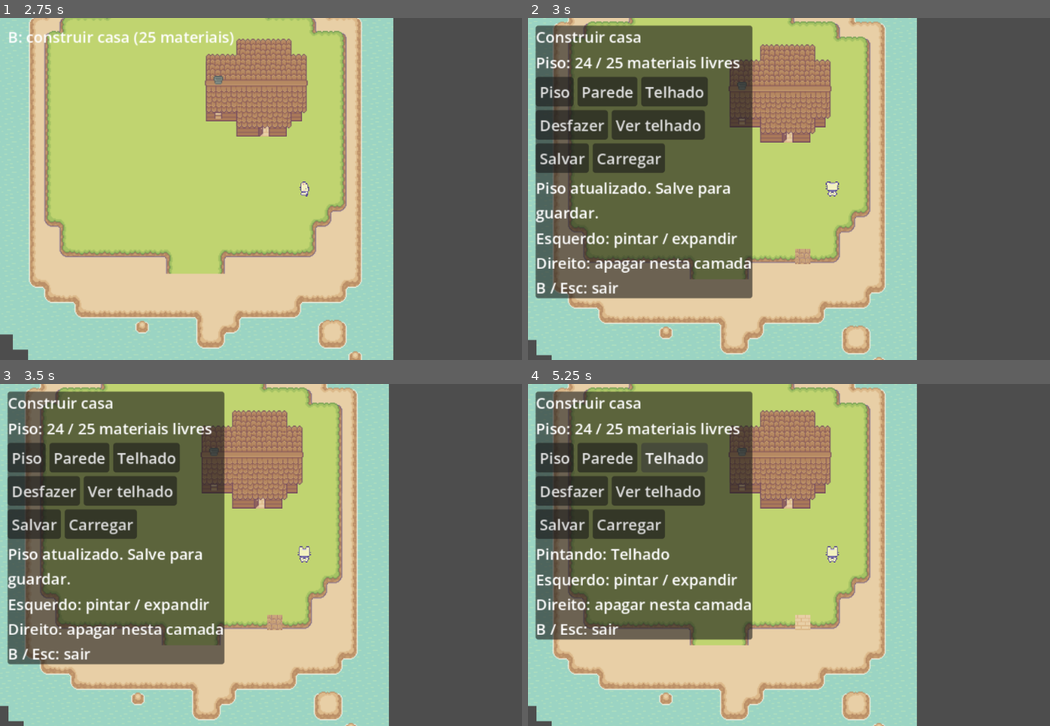
Above: before the commit, frames 1-4 (two rows, left to right).
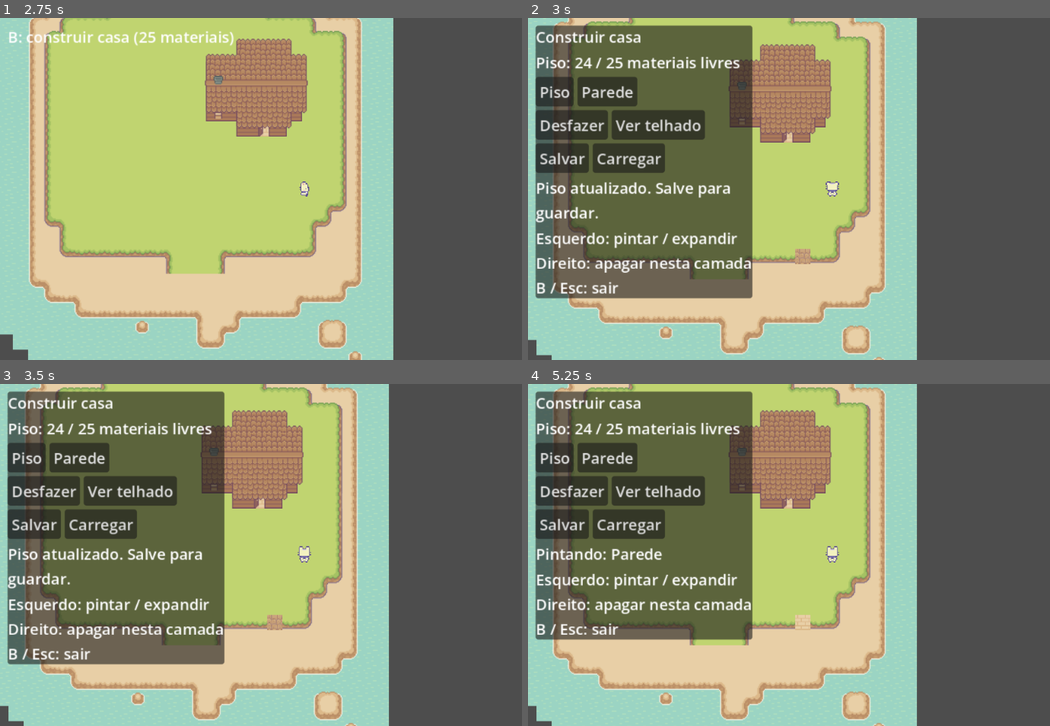
Above: after the commit, the same moments.

Repository: HelioConde/Slime-Harvest
Game: Godot game, scene res://scenes/world/world2.tscn
Same seed, same stepped clock (60 frames per second), same inputs: the game is played once before the commit and once after it. This scene is started directly instead of the project's main scene.
Inputs (mouse positions are in pixels of both pictures, inside the frame that each line leads up to):
- Up to frame 1 (2.75 s): tap Enter at 0.5 s; move the mouse to (438, 171) at 0.52 s; hold D (move_right) 0.53-1.28 s; tap E (interact) at 0.6 s; click (438, 171) at 0.67 s; move the mouse to (182, 206) at 1.27 s; hold S (move_down) 1.28-2.03 s; tap Shift (run) at 1.35 s; move the mouse to (365, 113) at 2.02 s; hold D (move_right) from 2.03 s (still down); tap F (use_tool) at 2.1 s
- Up to frame 2 (3 s): move the mouse to (799, 257) at 2.77 s; release D (move_right) at 2.78 s; hold W (move_up) from 2.78 s (still down); tap B at 2.85 s; click (799, 257) at 2.92 s
- Up to frame 3 (3.5 s): keep holding W (move_up)
- Up to frame 4 (5.25 s): release W (move_up) at 3.5 s; click "Piso" at 3.5 s; click "Parede" at 4.25 s; click (674, 459) at 5 s, where only the run before the commit has a clickable "Telhado"

Frame 1 is identical in both runs. In frame 2, 1.0% of the frame differs, in the area x 21-35%, y 17-26%; in frame 3, 1.0%; in frame 4, 1.3%, in the area x 15-35%, y 17-52%.

Commit message:
Gera telhado automaticamente a partir do piso e paredes com beiral de 1 pixel

Diff:
--- a/scripts/building/house_builder.gd
+++ b/scripts/building/house_builder.gd
@@ -90,7 +90,7 @@
 	box.add_child(balance)
 	var brushes := HBoxContainer.new()
 	box.add_child(brushes)
-	for name in ["Piso", "Parede", "Telhado"]:
+	for name in ["Piso", "Parede"]:
 		_button(brushes, name, _select_brush.bind(name))
 	var tools := HBoxContainer.new()
 	box.add_child(tools)
@@ -103,7 +103,7 @@
 	status = Label.new()
 	status.custom_minimum_size.x = 210
 	status.autowrap_mode = TextServer.AUTOWRAP_WORD_SMART
-	status.text = "Escolha Piso, Parede ou Telhado."
+	status.text = "Pinte piso e paredes; telhado automático."
 	box.add_child(status)
 	var help := Label.new()
 	help.text = "Esquerdo: pintar / expandir\nDireito: apagar nesta camada\nB / Esc: sair"
@@ -264,11 +264,16 @@
 	for cell in wall_cells.keys():
 		if not _supported(cell, "Parede"):
 			wall_cells.erase(cell)
-	for cell in roof_cells.keys():
-		if not _supported(cell, "Telhado"):
-			roof_cells.erase(cell)
+	# Coverage is derived; it never needs a roof brush or extra materials.
+	roof_cells = footprint.duplicate()
+	for cell in wall_cells:
+		roof_cells[cell] = true
 	roof.clear()
 	roof_underlay.clear()
+	for child in roof.get_children():
+		if child != roof_underlay:
+			roof.remove_child(child)
+			child.queue_free()
 	walls.clear()
 	floor_layer.clear()
 	for body in bodies:
@@ -300,8 +305,39 @@
 				var slope := 2 if cell.y == ridge else 1 if cell.y < ridge else 3
 				roof_underlay.set_cell(cell, roof_tiles.get_source_id(0), Vector2i(1, slope))
 			roof.set_cell(cell, roof_tiles.get_source_id(0), atlas)
+			_add_roof_overhang(cell, atlas)
 	_update_roof_visibility()
 	_refresh_balance()
+
+func _add_roof_overhang(cell: Vector2i, atlas: Vector2i) -> void:
+	# Exactly one screen-world pixel outside the upper/lower wall boundary.
+	# The atlas top edge includes transparent padding; use its first opaque
+	# pixel row to keep the extension visible without stretching the roof.
+	var source_image := terrain_source.texture.get_image()
+	for direction in [Vector2i.UP, Vector2i.DOWN]:
+		if roof_cells.has(cell + direction):
+			continue
+		var row := 0 if direction == Vector2i.UP else 15
+		var step := 1 if direction == Vector2i.UP else -1
+		for candidate in range(16):
+			var test_row := candidate if step == 1 else 15 - candidate
+			var opaque := false
+			for x in range(16):
+				if source_image.get_pixel(atlas.x * 16 + x, atlas.y * 16 + test_row).a > 0.0:
+					opaque = true
+					break
+			if opaque:
+				row = test_row
+				break
+		var texture := AtlasTexture.new()
+		texture.atlas = terrain_source.texture
+		texture.region = Rect2(atlas.x * 16, atlas.y * 16 + row, 16, 1)
+		texture.filter_clip = true
+		var edge := Sprite2D.new()
+		edge.texture = texture
+		edge.texture_filter = CanvasItem.TEXTURE_FILTER_NEAREST
+		edge.position = roof.map_to_local(cell) + Vector2(0, direction.y * 8.5)
+		roof.add_child(edge)
 
 func _add_block(cell: Vector2i) -> void:
 	var body := StaticBody2D.new()
@@ -338,7 +374,7 @@
 func _update_roof_visibility() -> void:
 	var cell := floor_layer.local_to_map(floor_layer.to_local(player.global_position))
 	var inside := footprint.has(cell) and not wall_cells.has(cell)
-	roof.visible = not manually_hide_roof and (brush == "Telhado" if building else not inside)
+	roof.visible = not manually_hide_roof and (not building and not inside)
 
 func _refresh_balance() -> void:
 	balance.text = "Piso: %d / %d materiais livres" % [material_limit - footprint.size(), material_limit]
@@ -354,7 +390,7 @@
 	if file == null:
 		status.text = "Não foi possível salvar."
 		return
-	file.store_string(JSON.stringify({"version": 2, "floor": _encode_cells(footprint), "walls": _encode_cells(wall_cells), "roof": _encode_cells(roof_cells)}))
+	file.store_string(JSON.stringify({"version": 2, "floor": _encode_cells(footprint), "walls": _encode_cells(wall_cells), "roof": []}))
 	file.flush()
 	var error := file.get_error()
 	file.close()
